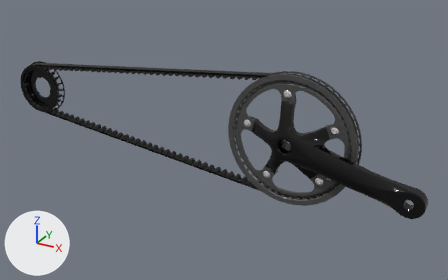
The glTF model performance_class.glb: old version first, new version second.
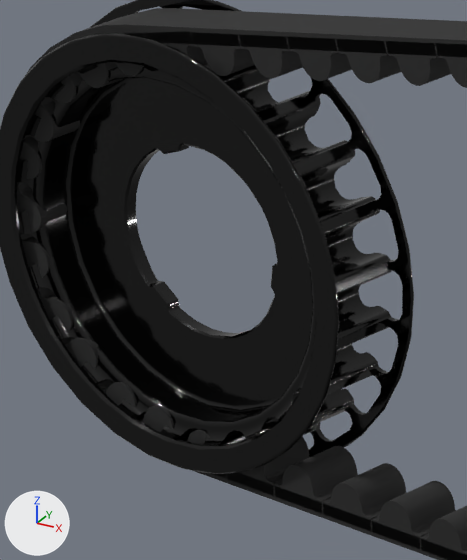
There are two pictures of each version: one whole from a 50 mm camera at (48.5, -70.7, 42.2) aimed at (9.6, 0.1, 6.8), one close up on the part from 5% to 16% of the width and 22% to 43% of the height. Lighting does not change. The marker at lower left points along +X, +Y and +Z. Where no turn or scale is listed for an object, it has been applied to the vertices.

In view in the first close-up: 'PC-2.001', 'PC-3-0_body1', 'PC-3-1_body1_1_105', 'PC-3-1_body1_1_106', 'PC-3-1_body1_1_107', 'PC-3-1_body1_1_108', 'PC-3-1_body1_1_109', 'PC-3-1_body1_1_5', 'PC-3-1_body1_1_6', 'PC-3-1_body1_1_7', 'PC-3-1_body1_1_8', 'PC-3-1_body1_1_9'.
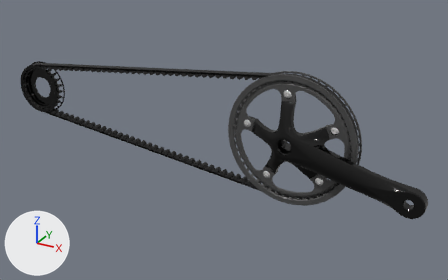
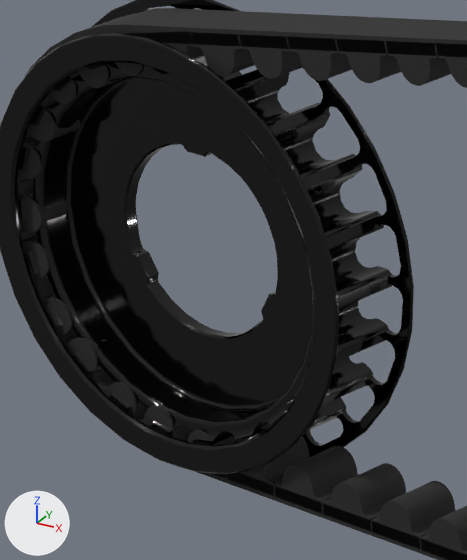
ob_pc_2 is not drawn itself; it is the parent of ob_pc_2_001, ob_c4dobject.

Boxes [x1, y1, x2, y2] around the edits, measured in the close-ups (467 x 560 px):
'PC-2.001', moved, turned
    both: [0, 0, 414, 474]

The change, as a diff of the scene's bpy script:
```diff
--- a/performance_class.glb.py
+++ b/performance_class.glb.py
@@ ob_pc_2 @@
 ob_pc_2.parent = ob_pc_3_3_sldasm
-ob_pc_2.location = (23.87, 0.0, 7.984)
+ob_pc_2.location = (-24.51, 0.0, 9.0)
+ob_pc_2.rotation_euler = (0.0, -0.157, -3.142)  # degrees (0, -9, -180)
@@ ob_pc_2_001 @@
 ob_pc_2_001.parent = ob_pc_2
-ob_pc_2_001.location = (-48.39, 0.0, 1.016)
-ob_pc_2_001.rotation_euler = (0.0, 0.00169, -3.142)  # degrees (0, 0.1, -180)
+ob_pc_2_001.location = (0.0, 0.0, 0.0)
+ob_pc_2_001.rotation_euler = (0.0, -0.198, 0.0)  # degrees (0, -11, 0)
```
